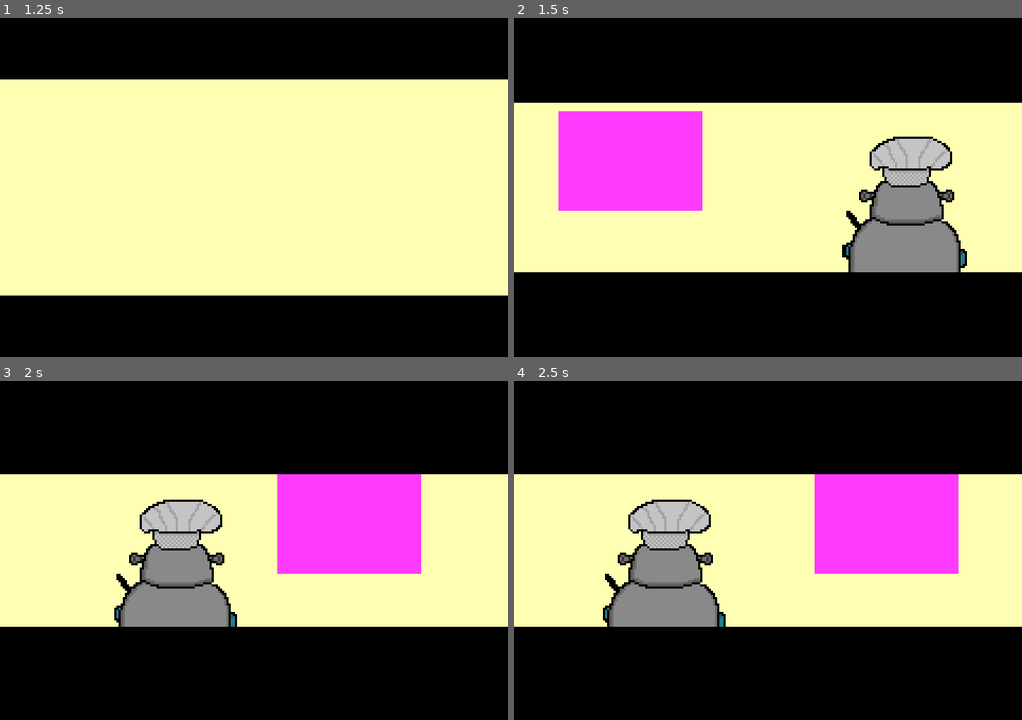
Above: before the commit, frames 1-4 (two rows, left to right).
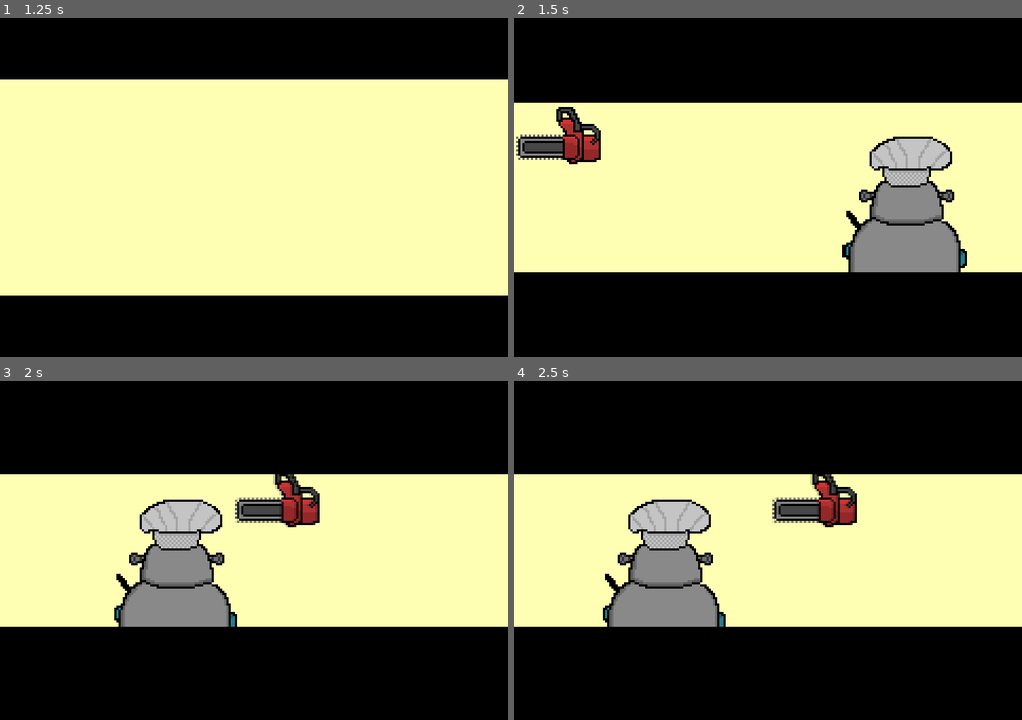
Above: after the commit, the same moments.

Repository: emmetl913/GMTK2024
Game: Godot game, scene res://menus/MainMenu.tscn
Two runs of this game, one before a commit and one after it. Both use one fixed random seed, a clock stepped at 60 frames per second and the inputs below. The engine's default icon, where the game draws it, is replaced by a stand-in: a white triangle on a blue panel in a dark square.
Inputs (mouse positions are in pixels of both pictures, inside the frame that each line leads up to):
- Up to frame 1 (1.25 s): click (137, 190) at 0.5 s
- Up to frame 2 (1.5 s): move the mouse to (879, 170) at 1.27 s; hold A (A) from 1.28 s (still down)
- Up to frame 3 (2 s): keep holding A (A); tap D (D) at 1.55 s
- Up to frame 4 (2.5 s): move the mouse to (666, 567) at 2.02 s; release A (A) at 2.03 s; tap D (D) at 2.1 s; tap S (S) at 2.3 s

Frame 1 is identical in both runs. In frame 2, 8.9% of the frame differs, in the area x 0-38%, y 26-57%; in frame 3, 9.0%, in the area x 46-83%, y 27-57%; in frame 4, 9.0%.

Commit message:
Can pass in textures for antagonistic cake ingredients (cinematic objs)

Diff:
--- a/Cinematic.gd
+++ b/Cinematic.gd
@@ -16,5 +16,8 @@
 func _process(delta):
 	pass
 
+func setObjectiveSprite(tex: Texture2D):
+	$Objective.texture = tex
+
 func _on_animation_player_animation_finished(anim_name):
 	parent.endCinematic()
--- a/worlds/MicroGamePlayer.gd
+++ b/worlds/MicroGamePlayer.gd
@@ -177,6 +177,7 @@
 	#load cinematic
 	cinematicInst = cinematicScene.instantiate()
 	cinematicInst.setParent(self)
+	cinematicInst.setObjectiveSprite(preload("res://assets/sprites/chainsaw.png"))
 	add_child(cinematicInst, true)
 
 	cinematicInst.playAnimation()
--- a/worlds/cinematic.tscn
+++ b/worlds/cinematic.tscn
@@ -1,7 +1,8 @@
-[gd_scene load_steps=6 format=3 uid="uid://b82cl032tcpy"]
+[gd_scene load_steps=7 format=3 uid="uid://b82cl032tcpy"]
 
 [ext_resource type="Script" path="res://Cinematic.gd" id="1_bblwx"]
 [ext_resource type="Texture2D" uid="uid://tkkv48f3q1kn" path="res://assets/Cinematic/robitwithbutt.png" id="2_a73ah"]
+[ext_resource type="Texture2D" uid="uid://cxe3fatmpn75o" path="res://assets/Lose Screen/robitwalkingwhisk.png" id="2_s0r8d"]
 
 [sub_resource type="Animation" id="Animation_bnysk"]
 resource_name = "Cinematic"
@@ -49,7 +50,7 @@
 tracks/3/interp = 1
 tracks/3/loop_wrap = true
 tracks/3/keys = {
-"times": PackedFloat32Array(0.8, 1, 2.5),
+"times": PackedFloat32Array(0.8, 1, 1.2),
 "transitions": PackedFloat32Array(1, 1, 1),
 "update": 0,
 "values": [Vector2(-80, 44), Vector2(122, 44), Vector2(155, 44)]
@@ -66,6 +67,18 @@
 "update": 0,
 "values": [Color(1, 1, 1, 1), Color(1, 1, 1, 0), Color(1, 1, 1, 0), Color(1, 1, 1, 1)]
 }
+tracks/5/type = "value"
+tracks/5/imported = false
+tracks/5/enabled = true
+tracks/5/path = NodePath("Objective:position")
+tracks/5/interp = 1
+tracks/5/loop_wrap = true
+tracks/5/keys = {
+"times": PackedFloat32Array(0.8, 1, 2.5),
+"transitions": PackedFloat32Array(1, 1, 1),
+"update": 0,
+"values": [Vector2(-80, 55), Vector2(122, 55), Vector2(155, 55)]
+}
 
 [sub_resource type="Animation" id="Animation_7me72"]
 length = 0.001
@@ -145,14 +158,18 @@
 color = Color(1, 1, 0.701961, 1)
 
 [node name="Objective" type="Sprite2D" parent="."]
+position = Vector2(-106.345, 55)
+texture = ExtResource("2_s0r8d")
 
 [node name="ColorRect" type="ColorRect" parent="Objective"]
+visible = false
 anchors_preset = -1
 anchor_top = 5.0
+anchor_bottom = 5.0
 offset_left = -80.0
-offset_top = 38.0
+offset_top = -712.0
 offset_right = -12.0
-offset_bottom = 85.0
+offset_bottom = -665.0
 color = Color(1, 0.231373, 1, 1)
 metadata/_edit_use_anchors_ = true
 
